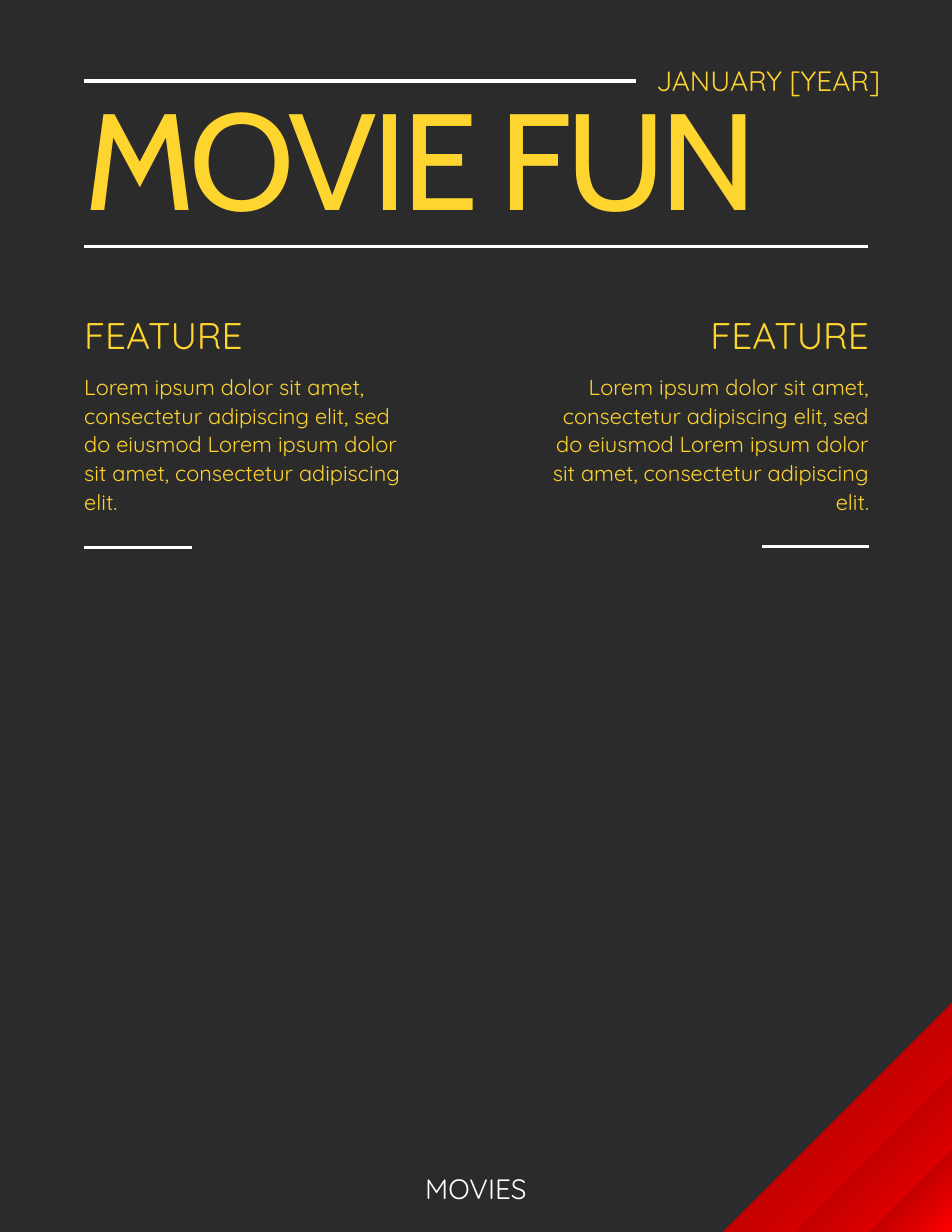
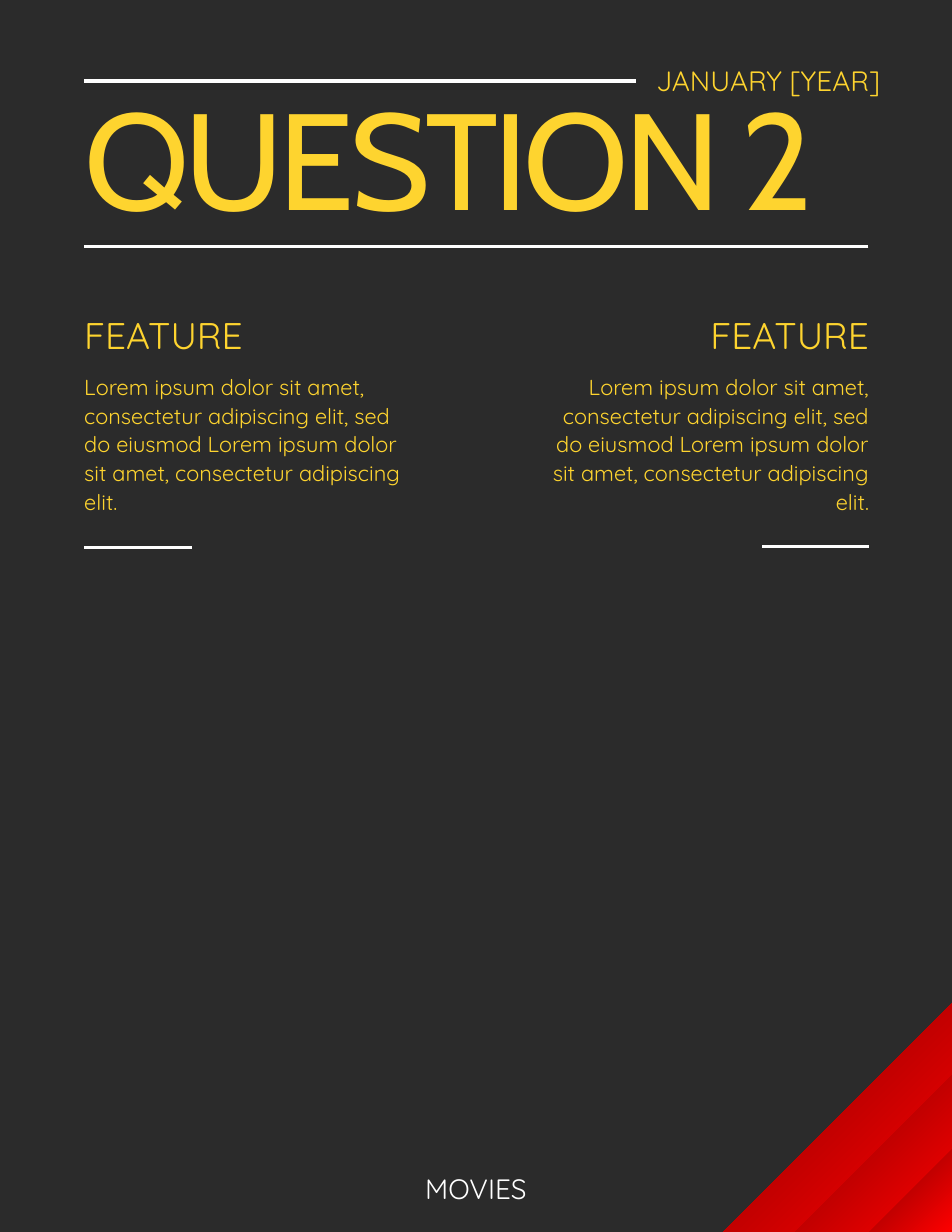
Before and after one commit to IanFranklin/Final_Project_Team_Jupiter, a slide deck: slide 9 of Media/Box Office Success.pptx (slide 5 before the commit). Drawn at 952x1232 pixels with LibreOffice and Linux fonts; fonts in the diff are those of the drawing; background and template pictures are left out; a plain dark background stands for a picture behind light text. Boxes give left, top, right and bottom in pixels: in the first picture for what was removed or moved away, otherwise in the second. Text is boxed around its words. In the diff, an @@ line names an element or a change of style, - is before the commit and + after.

```diff
--- a/Media/Box Office Success.pptx
+++ b/Media/Box Office Success.pptx
@@ title at <box>84,95,814,212</box>: text changed @@
-MOVIE FUN
+QUESTION 2
```
Also in this commit, not shown: 3 other slides changed, 10 slides added, 4 slides removed, 10 other files.
